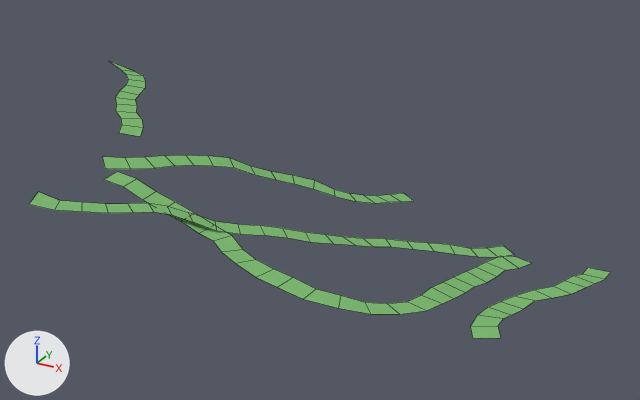
Before and after pictures for a commit that changed the OBJ model models/green.obj.
The view is the same before and after, from a camera (50 mm lens) standing at (29.45, -26.18, 11.98) and looking at (20.65, -10.18, 3.97). Lighting does not change. The marker at lower left points along +X, +Y and +Z. Mesh edges are drawn as thin lines. Where no turn or scale is listed for an object, it has been applied to the vertices. Vertices at the same position are counted once.

The older version as bpy lines, for what is in view:
```python
me_green = bpy.data.meshes.new('green')
me_green.from_pydata(...)  # 177 vertices, 84 faces; spans x 12.37..26.74, y -14.81..-6.64, z 2.69..5.49
me_green.materials.append(mat_material__68)  # green #7cbc70
ob_green = bpy.data.objects.new('green', me_green)
ob_green.location = (0.0, 0.0, 0.0)
```
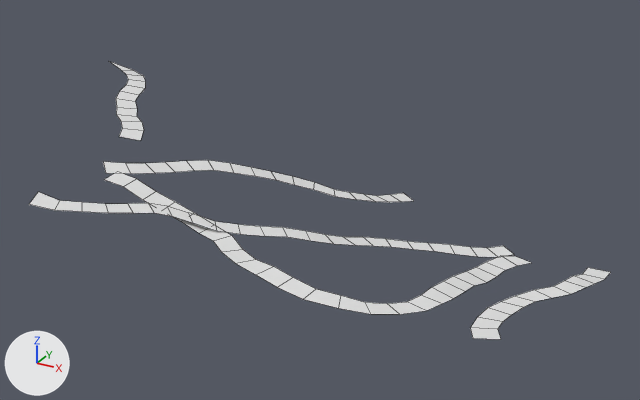
Pixel boxes (x1, y1, x2, y2) of what changed, in the pictures (640 x 400 px; the box of a moved part takes in the faces that stretch with it):
'green', recoloured, reshaped (green to white): before (29, 61, 611, 338); after (29, 61, 611, 339)
part 1 of me_green, moved or reshaped: before (103, 91, 550, 338); after (103, 91, 550, 339)

The edits, one by one:
me_green has 177 vertices, 84 faces and spans x 12.37..26.74, y -14.81..-6.64, z 2.69..5.49.
me_green is used by ob_green; location (0.0, 0.0, 0.0).
me_green no longer uses material mat_material__68 (green #7cbc70).
me_green part 1: 62 of 177 vertices moved; they spanned x 14.3..25.81, y -13.86..-7.89, z 3.09..5.25 and now span x 14.3..25.81, y -13.86..-7.89, z 3.1..5.22; mean shift (0.0, 0.0, -0.04); largest move (17.22, -11.28, 4.77) -> (17.22, -11.28, 4.62).
